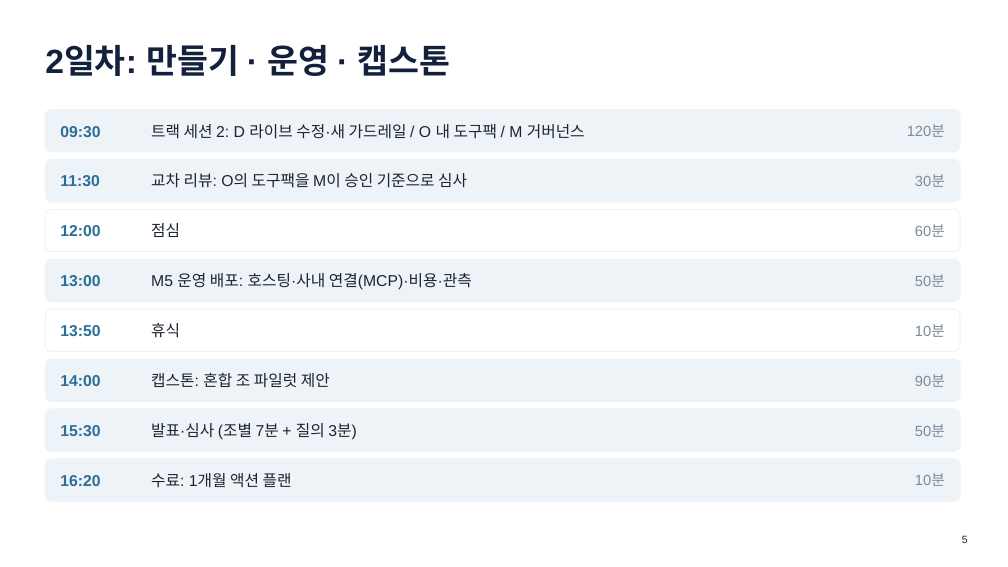
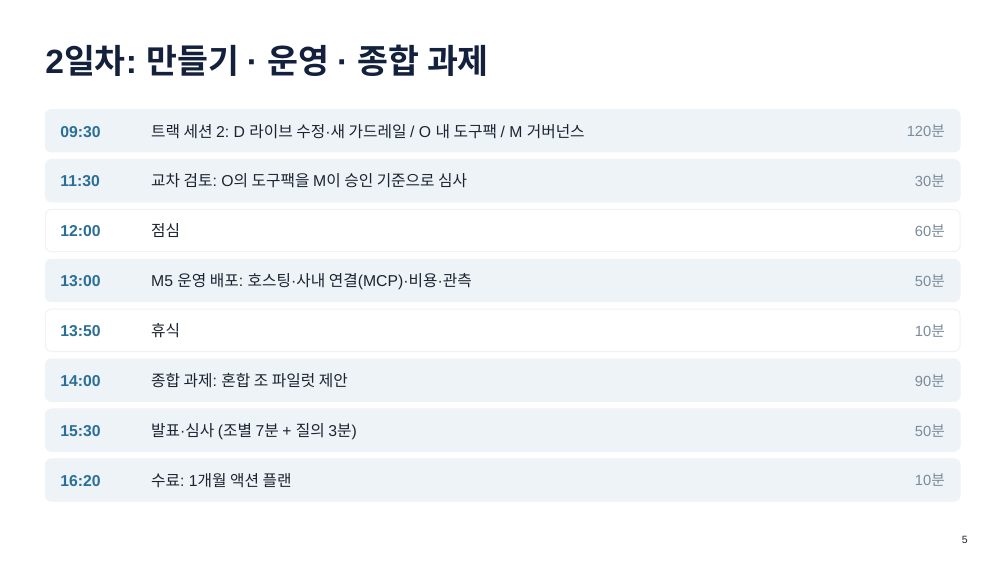
Before and after one commit to khaniyapark-ops/AI-Study, a slide deck: slide 5 of advanced/심화교육_Agentic.pptx. Drawn at 1008x567 pixels with LibreOffice and Linux fonts; fonts in the diff are those of the drawing. Boxes give left, top, right and bottom in pixels: in the first picture for what was removed or moved away, otherwise in the second. Text is boxed around its words. In the diff, an @@ line names an element or a change of style, - is before the commit and + after.

```diff
--- a/advanced/심화교육_Agentic.pptx
+++ b/advanced/심화교육_Agentic.pptx
@@ text at (45, 44, 489, 76): text changed @@
-2일차: 만들기 · 운영 · 캡스톤
+2일차: 만들기 · 운영 · 종합 과제
@@ text at (151, 173, 467, 188): text changed @@
-교차 리뷰: O의 도구팩을 M이 승인 기준으로 심사
+교차 검토: O의 도구팩을 M이 승인 기준으로 심사
@@ text at (151, 373, 348, 388): text changed @@
-캡스톤: 혼합 조 파일럿 제안
+종합 과제: 혼합 조 파일럿 제안
```
Also in this commit, not shown: 16 other slides changed, 33 other files.
